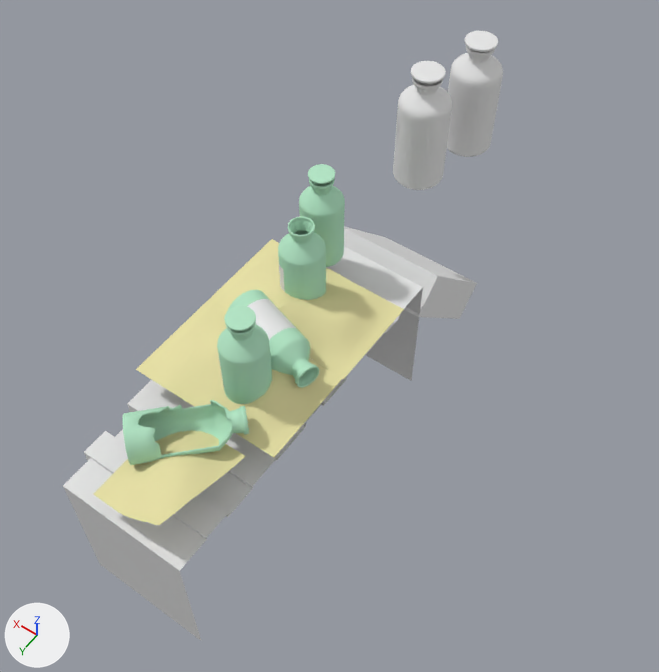
A saved change to the Blender file Assets/models/house/floor02/secret_room_sw/secret_room_sw_furniture.blend.
Rendered twice from a 50 mm lens placed at (-2.85, 1.66, 3.79), pointed at (-1.93, 0.37, 1.76). Lighting does not change. The marker at lower left points along +X, +Y and +Z.

Objects in the first picture: 'book.001', 'book_row.001', 'jar.000', 'label.002', 'label.004', 'label.005', 'label.006', 'web01.000', 'web01.001', 'web01.002', 'web01.003', 'web01.004'.
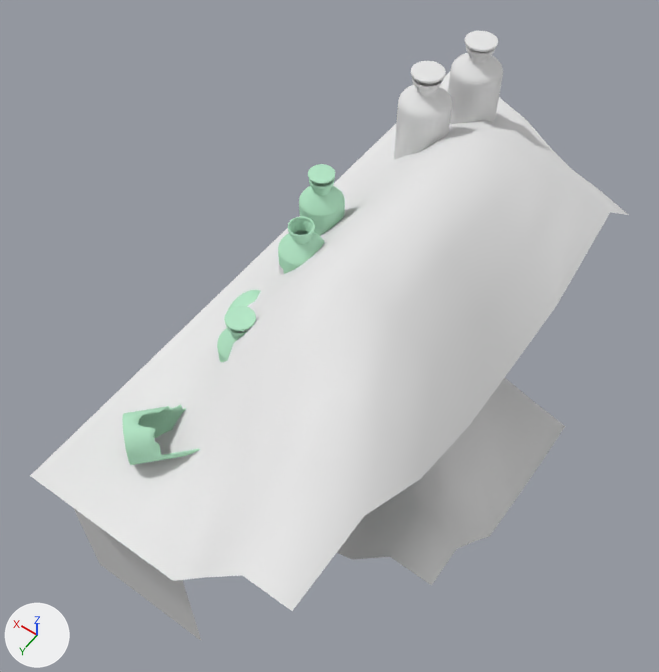
The change, as JSON lines over the scene's bpy script:
```json
{"op": "add", "block": "mat_web03", "code": ["mat_web03 = diffuse_material('web03')", "mat_web03.base_color = (0.8, 0.8, 0.8)  # white #e7e7e7"]}
{"op": "add", "block": "me_plane_002_1", "code": ["me_plane_002_1 = bpy.data.meshes.new('Plane.002')", "me_plane_002_1.from_pydata(...)  # 64 vertices, 49 faces; spans x -2.39..1.6, y -1.06..1.06, z 0.0..0.77", "me_plane_002_1.polygons.foreach_set('use_smooth', [True] * 49)", "me_plane_002_1.materials.append(mat_web03)  # its picture is missing"]}
{"op": "add", "block": "me_plane_000", "code": ["me_plane_000 = bpy.data.meshes.new('Plane.000')", "me_plane_000.from_pydata(...)  # 64 vertices, 49 faces; spans x -1.52..1.67, y -1.86..1.06, z 0.0..0.77", "me_plane_000.polygons.foreach_set('use_smooth', [True] * 49)", "me_plane_000.materials.append(mat_web03)  # its picture is missing"]}
{"op": "remove", "block": "ob_web01_004", "code": ["ob_web01_004 = bpy.data.objects.new('web01.004', me_plane_004)", "ob_web01_004.parent = ob_webs", "ob_web01_004.matrix_parent_inverse = Matrix(((1.0, 0.0, 0.0, 1.81), (0.0, 1.0, 0.0, 0.0), (0.0, 0.0, 1.0, -2.011), (0.0, 0.0, 0.0, 1.0)))", "ob_web01_004.location = (-1.976, 0.679, 1.878)", "ob_web01_004.rotation_euler = (0.0, 0.0, 3.142)  # degrees (0, 0, 180)", "ob_web01_004.scale = (0.0701, 0.143, 0.0727)"]}
{"op": "remove", "block": "ob_web01_003", "code": ["ob_web01_003 = bpy.data.objects.new('web01.003', me_plane_003)", "ob_web01_003.parent = ob_webs", "ob_web01_003.matrix_parent_inverse = Matrix(((1.0, 0.0, 0.0, 1.81), (0.0, 1.0, 0.0, 0.0), (0.0, 0.0, 1.0, -2.011), (0.0, 0.0, 0.0, 1.0)))", "ob_web01_003.location = (-1.978, 0.392, 1.875)", "ob_web01_003.rotation_euler = (3.142, 0.0, 0.0)  # degrees (180, 0, 0)", "ob_web01_003.scale = (-0.0701, -0.143, -0.0727)"]}
{"op": "remove", "block": "ob_web01_002", "code": ["ob_web01_002 = bpy.data.objects.new('web01.002', me_plane_002)", "ob_web01_002.parent = ob_webs", "ob_web01_002.matrix_parent_inverse = Matrix(((1.0, 0.0, 0.0, 1.81), (0.0, 1.0, 0.0, 0.0), (0.0, 0.0, 1.0, -2.011), (0.0, 0.0, 0.0, 1.0)))", "ob_web01_002.location = (-1.751, 0.392, 1.875)", "ob_web01_002.scale = (0.0701, 0.143, 0.0727)"]}
{"op": "remove", "block": "ob_web01_001", "code": ["ob_web01_001 = bpy.data.objects.new('web01.001', me_plane_001)", "ob_web01_001.parent = ob_webs", "ob_web01_001.matrix_parent_inverse = Matrix(((1.0, 0.0, 0.0, 1.81), (0.0, 1.0, 0.0, 0.0), (0.0, 0.0, 1.0, -2.011), (0.0, 0.0, 0.0, 1.0)))", "ob_web01_001.location = (-1.754, 0.679, 1.878)", "ob_web01_001.rotation_euler = (0.0, 3.142, 0.0)  # degrees (0, 180, 0)", "ob_web01_001.scale = (-0.0701, -0.143, -0.0727)"]}
{"op": "remove", "block": "ob_web01_000", "code": ["ob_web01_000 = bpy.data.objects.new('web01.000', me_plane)", "ob_web01_000.parent = ob_webs", "ob_web01_000.matrix_parent_inverse = Matrix(((1.0, 0.0, 0.0, 1.81), (0.0, 1.0, 0.0, 0.0), (0.0, 0.0, 1.0, -2.011), (0.0, 0.0, 0.0, 1.0)))", "ob_web01_000.location = (-1.918, 1.001, 1.875)", "ob_web01_000.scale = (0.0701, 0.143, 0.0727)"]}
{"op": "add", "block": "ob_webs03", "code": ["ob_webs03 = bpy.data.objects.new('webs03', me_plane_002_1)", "ob_webs03.location = (-2.041, 0.394, 1.87)", "ob_webs03.rotation_euler = (0.0, 0.0, 1.571)  # degrees (0, 0, 90)", "ob_webs03.scale = (0.5, 0.374, 0.5)"]}
{"op": "add", "block": "ob_webs03_001", "code": ["ob_webs03_001 = bpy.data.objects.new('webs03.001', me_plane_000)", "ob_webs03_001.location = (-2.098, 0.394, 1.333)", "ob_webs03_001.scale = (-0.271, 0.374, 0.5)"]}
```

Boxes (x1, y1, x2, y2) around the edits, measured in the pictures (659 x 672 px):
```json
{"object": "webs03", "change": "added", "after": [30, 72, 628, 611]}
{"object": "webs03.001", "change": "added", "after": [337, 378, 565, 586]}
{"object": "web01.000", "change": "deleted", "before": [94, 430, 246, 525]}
{"object": "web01.003", "change": "deleted", "before": [278, 272, 404, 379]}
{"object": "web01.001", "change": "deleted", "before": [136, 301, 227, 407]}
{"object": "web01.004", "change": "deleted", "before": [206, 357, 343, 457]}
{"object": "web01.002", "change": "deleted", "before": [208, 239, 335, 311]}
{"object": "book_row.001", "change": "unchanged, covered by the edit", "before": [63, 246, 423, 641], "after": [73, 508, 201, 641]}
{"object": "book.001", "change": "unchanged, covered by the edit", "before": [344, 226, 477, 319]}
{"object": "label.004", "change": "unchanged, covered by the edit", "before": [217, 321, 272, 404], "after": [217, 321, 256, 362]}
{"object": "label.003", "change": "unchanged, covered by the edit", "before": [228, 290, 319, 388], "after": [228, 290, 261, 310]}
```
